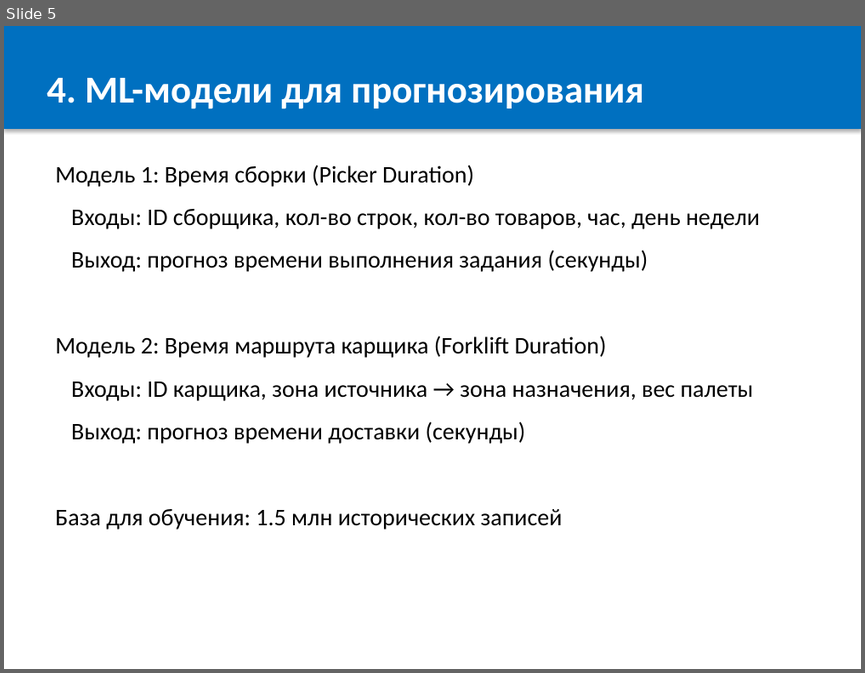
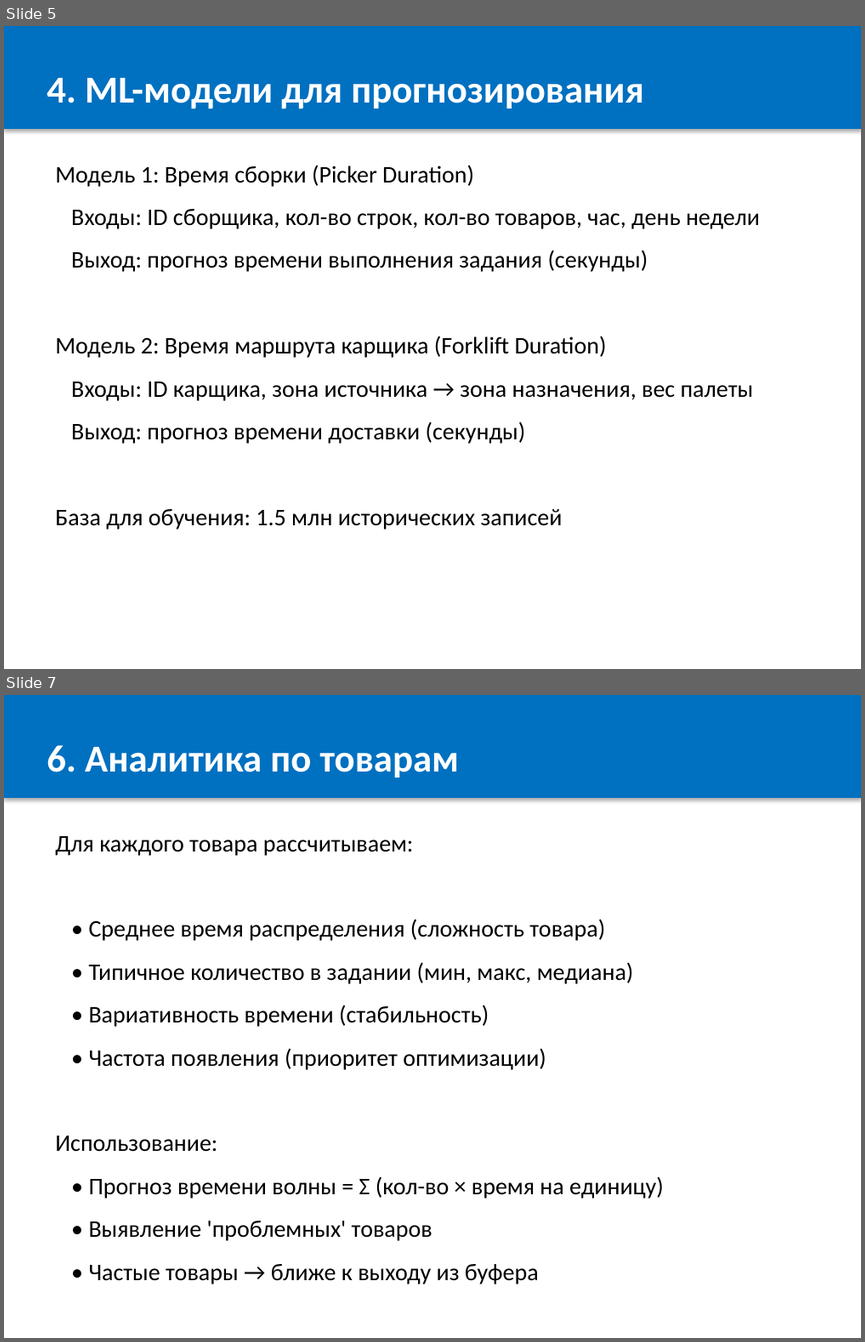
Before and after one commit to OnicaIon/WMSOpti, a slide deck: docs/WMS_Buffer_Optimization.pptx. Shown one above the other, each under a label of ours: slide 5 before the commit, slides 5 and 7 after it; the slides between them are not shown. The pictures are 865x673 and 865x1342 pixels, drawn with LibreOffice and Linux fonts; fonts in the diff are those of the drawing. Boxes give left, top, right and bottom in pixels: in the first picture for what was removed or moved away, otherwise in the second. Text is boxed around its words. In the diff, an @@ line names an element or a change of style, - is before the commit and + after.

```diff
--- a/docs/WMS_Buffer_Optimization.pptx
+++ b/docs/WMS_Buffer_Optimization.pptx
@@ slide 7 added at (x1=4, y1=695, x2=861, y2=1338), background #FFFFFF @@
@@ rectangle added at (x1=4, y1=695, x2=861, y2=798), fill #0070C0, 32 pt, text #FFFFFF, bold @@
+6. Аналитика по товарам
@@ text added at (x1=55, y1=836, x2=664, y2=1284), 20 pt, text #000000 @@
+Для каждого товара рассчитываем:
+• Среднее время распределения (сложность товара)
+• Типичное количество в задании (мин, макс, медиана)
+• Вариативность времени (стабильность)
+• Частота появления (приоритет оптимизации)
+Использование:
+• Прогноз времени волны = Σ (кол-во × время на единицу)
+• Выявление 'проблемных' товаров
+• Частые товары → ближе к выходу из буфера
```
Also in this commit, not shown: 7 slides changed, 2 other files.
